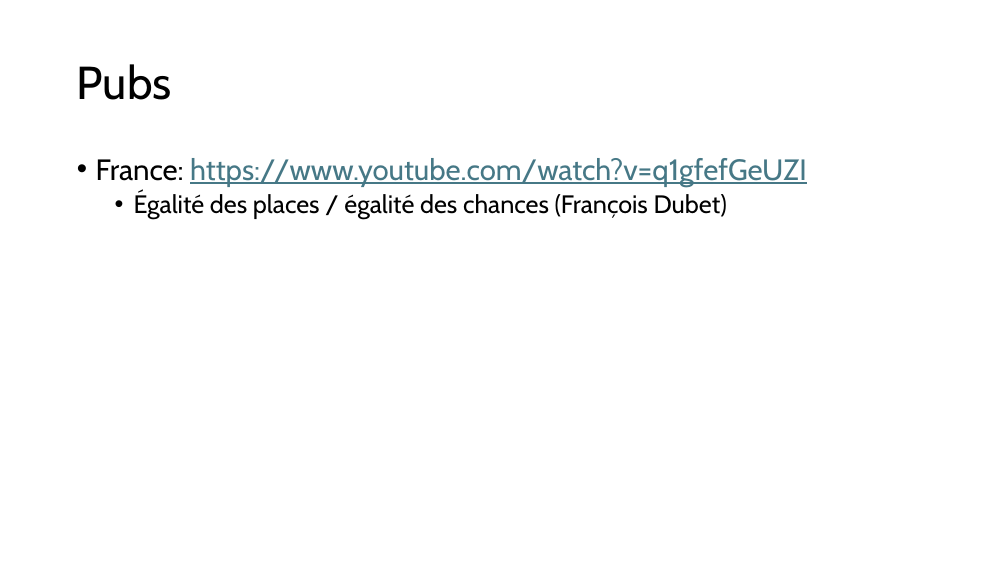
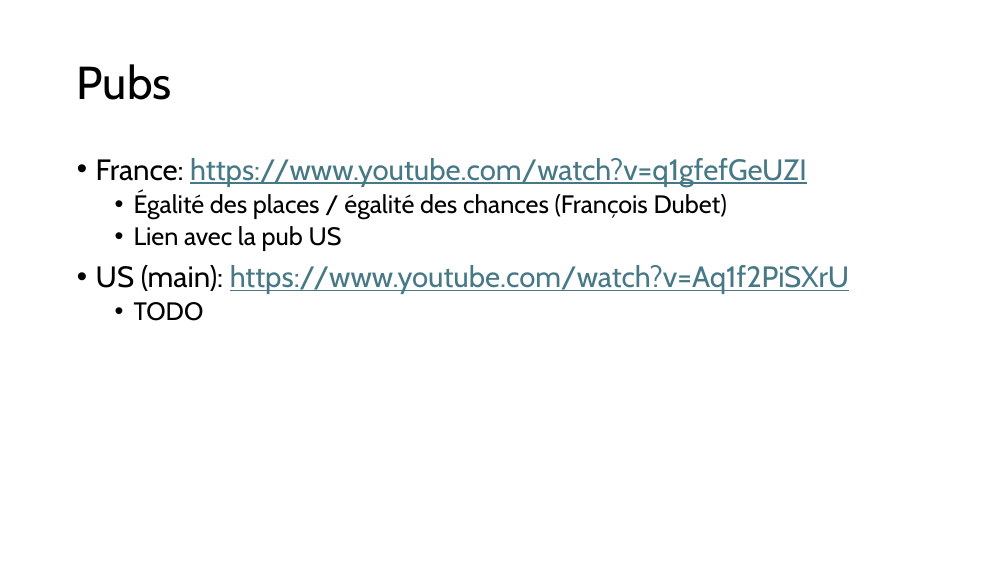
Before and after one commit to Scortail/AnglaisAd, a slide deck: slide 3 of slides.pptx. Drawn at 1008x567 pixels with LibreOffice and Linux fonts; fonts in the diff are those of the drawing. Boxes give left, top, right and bottom in pixels: in the first picture for what was removed or moved away, otherwise in the second. Text is boxed around its words. In the diff, an @@ line names an element or a change of style, - is before the commit and + after.

```diff
--- a/slides.pptx
+++ b/slides.pptx
@@ text at <box>96,226,849,321</box>: paragraphs added @@
+  • Lien avec la pub US
+• US (main): https://www.youtube.com/watch?v=Aq1f2PiSXrU
+  • TODO
```
Also in this commit, not shown: 2 other slides changed, 8 slides removed, 1 other file.
